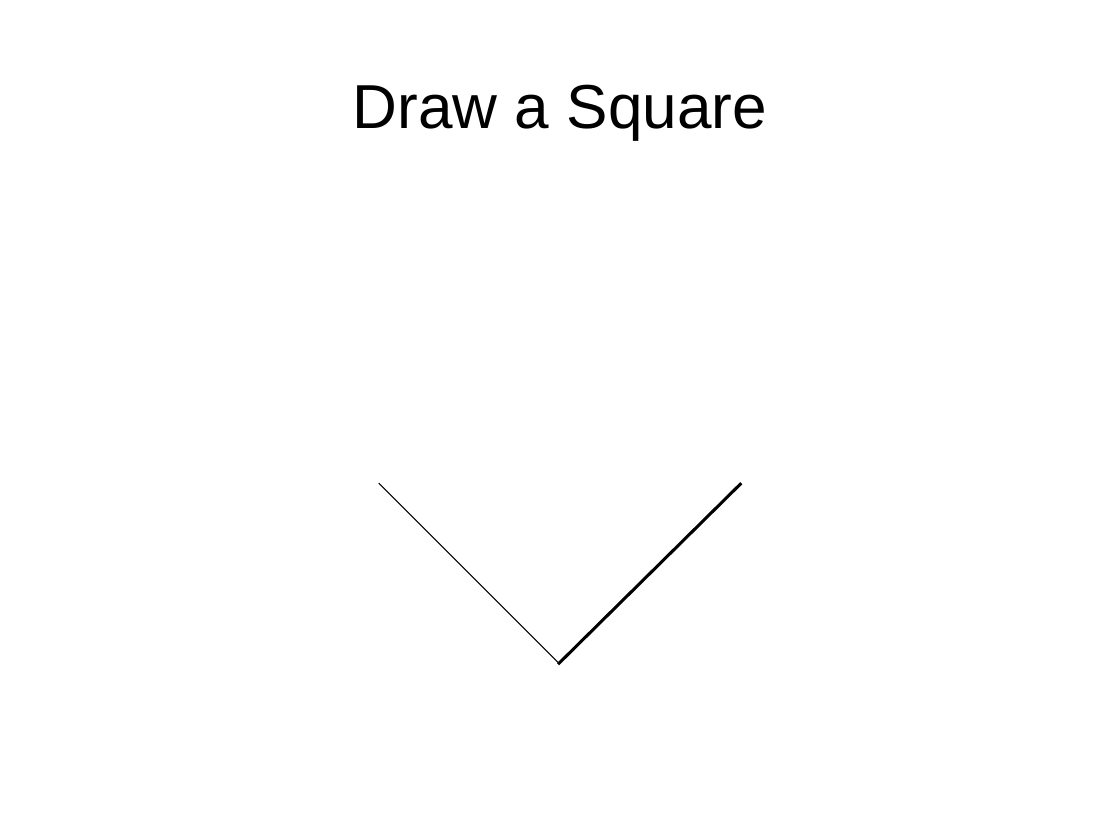
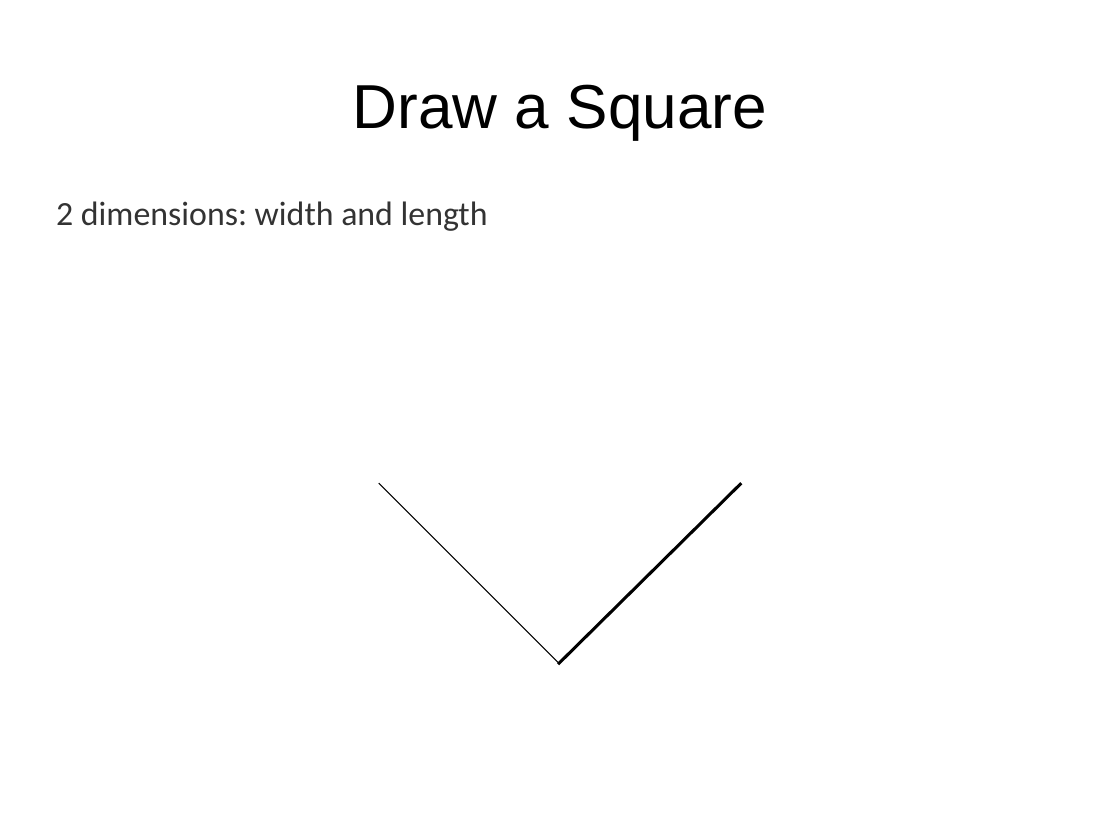
Before and after one commit to tigerfarm/tfpfiles, a slide deck: slide 4 of books/content/cubes/2DrawSquare1a.odp (slide 3 before the commit). Drawn at 1120x840 pixels with LibreOffice and Linux fonts; fonts in the diff are those of the drawing; background and template pictures are left out. Boxes give left, top, right and bottom in pixels: in the first picture for what was removed or moved away, otherwise in the second. Text is boxed around its words. In the diff, an @@ line names an element or a change of style, - is before the commit and + after.

```diff
--- a/books/content/cubes/2DrawSquare1a.odp
+++ b/books/content/cubes/2DrawSquare1a.odp
@@ text added at bbox=[56, 201, 488, 231], 24 pt, text #333333 @@
+2 dimensions: width and length
```
Also in this commit, not shown: 2 other slides changed, 10 slides added, 2 other files.
